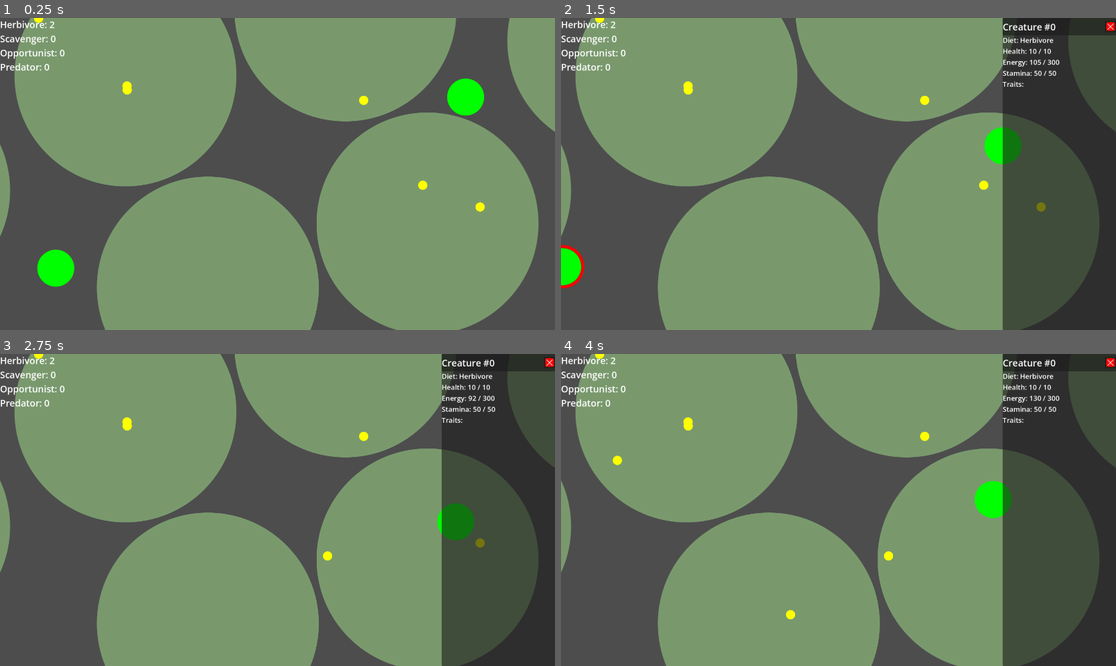
Above: before the commit, frames 1-4 (two rows, left to right).
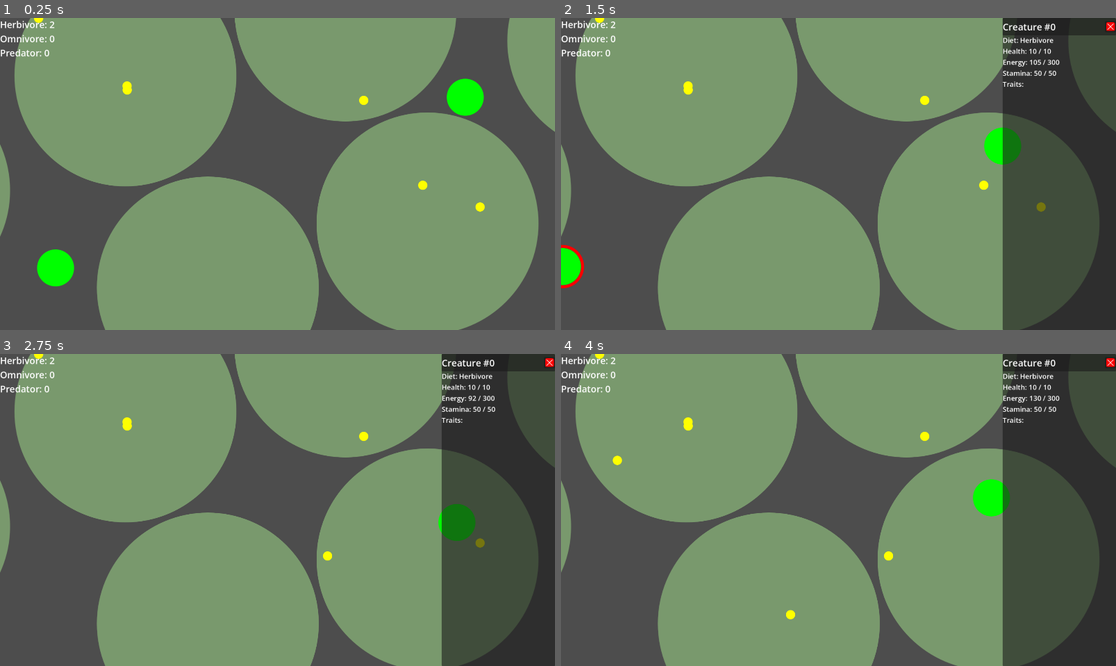
Above: after the commit, the same moments.

Repository: AntonPotapovDev/evolution-game
Game: Godot game, scene res://main.tscn
Two runs of this game, one before a commit and one after it. Both use one fixed random seed, a clock stepped at 60 frames per second and the inputs below.
Inputs (mouse positions are in pixels of both pictures, inside the frame that each line leads up to):
- Up to frame 1 (0.25 s): no input
- Up to frame 2 (1.5 s): drag from (605, 267) to (988, 223) at 0.52 s; drag from (1005, 136) to (988, 223) at 1.27 s
- Up to frame 3 (2.75 s): move the mouse to (333, 441) at 2.02 s; click (333, 441) at 2.17 s
- Up to frame 4 (4 s): drag from (810, 572) to (688, 410) at 2.77 s; move the mouse to (1005, 556) at 3.52 s; click (1005, 556) at 3.67 s

The runs differ from the first frame. In frame 1, 0.5% of the frame differs, in the area x 0-88%, y 5-87%; in frame 2, 0.4%; in frame 3, 0.4%; in frame 4, 0.5%, in the area x 0-82%, y 5-53%.

Commit message:
Return back to 3 diet phases

Diff:
--- a/creature/components/ai/info_providers/danger_info_provider.gd
+++ b/creature/components/ai/info_providers/danger_info_provider.gd
@@ -61,7 +61,13 @@
 
 func _find_dangers() -> Array[Creature]:
     return _creature.vision.seen_creatures.filter(
-        func(creature: Creature): return not _is_relative(creature) and _is_hunter(creature))
+        func(creature: Creature): return not _is_relative(creature) and _is_danger(creature))
+
+
+func _is_danger(creature: Creature) -> bool:
+    if _is_relative(creature):
+        return false
+    return not _is_hunter(_creature) and _is_hunter(creature)
 
 
 func _is_relative(creature: Creature) -> bool:
--- a/creature/components/ai/info_providers/food_info_provider.gd
+++ b/creature/components/ai/info_providers/food_info_provider.gd
@@ -56,7 +56,7 @@
 
 
 func _may_be_prey(creature: Creature) -> bool:
-    return not _creature.breeding.relatives_ids.has(creature.id)
+    return not _creature.breeding.relatives_ids.has(creature.id) and not creature.config.is_hunter
 
 
 func _pick_nearest_of(nodes: Array) -> Node2D:
--- a/creature/components/ai/needs/feed_need/feed_need.gd
+++ b/creature/components/ai/needs/feed_need/feed_need.gd
@@ -2,17 +2,21 @@
 extends AbstractNeed
 
 
-var _script: StagedScript
 var _food_info_provider: WeakRef
+
+var _seek_food: SeekFoodState
+var _pick_food: PickFoodState
+var _hunting: HuntingState
+
+var _current_state: AbstractFeedNeedState = null
 
 
 func _init(actor: Creature, food_info_provider: FoodInfoProvider):
     super(actor)
     _food_info_provider = weakref(food_info_provider)
-    _script = StagedScript.new([
-        SeekFoodStage.make_factory(actor, food_info_provider),
-        GetFoodStage.make_factory(actor, food_info_provider)
-    ] as Array[AbstractStageFactory])
+    _seek_food = SeekFoodState.new(actor)
+    _pick_food = PickFoodState.new(actor)
+    _hunting = HuntingState.new(actor)
 
 
 func is_actual() -> bool:
@@ -24,12 +28,60 @@
 
 
 func update(delta: float):
-    _script.update(delta)
+    _update_state()
+    _current_state.update(delta)
 
 
 func activate():
-    _script.start()
+    pass
 
 
 func reset():
-    _script.stop()
+    if _current_state:
+        _current_state.reset()
+        _current_state = null
+
+
+func _update_state():
+    var fip = _food_info_provider.get_ref() as FoodInfoProvider
+    var info = fip.get_info()
+
+    if not info.has_food:
+        _start_seek_food()
+        return
+
+    if info.food:
+        _start_pick_food(info.food)
+        return
+
+    if _can_hunt():
+        _start_hunting(info.prey)
+        return
+
+    _start_seek_food()
+
+
+func _start_seek_food():
+    _start_state(_seek_food)
+
+
+func _start_pick_food(food: AbstractFood):
+    _pick_food.set_food(food)
+    _start_state(_pick_food)
+
+
+func _start_hunting(prey: Creature):
+    if not _hunting.has_prey():
+        _hunting.set_prey(prey)
+    _start_state(_hunting)
+
+
+func _start_state(state: AbstractFeedNeedState):
+    if _current_state != state:
+        reset()
+        _current_state = state
+        _current_state.start()
+
+
+func _can_hunt() -> bool:
+    return _actor.stamina.can_use_stamina
--- a/creature/components/ai/needs/feed_need/stages/get_food_stage.gd
+++ /dev/null
@@ -1,53 +0,0 @@
-class_name GetFoodStage
-extends AbstractStage
-
-
-static func make_factory(actor: Creature, food_info_provider: FoodInfoProvider) -> FoodNeedStageFactory:
-    return FoodNeedStageFactory.new(actor, food_info_provider, GetFoodStage.new.bind())
-
-
-var _food_info_provider: WeakRef
-var _current_strategy: AbstractGetFoodStrategy = null
-
-
-func _init(actor: Creature, food_info_provider: FoodInfoProvider):
-    super(actor)
-    _food_info_provider = weakref(food_info_provider)
-
-
-func update(delta: float) -> AbstractStage.Result:
-    if not _current_strategy:
-        return AbstractStage.Result.FAIL
-
-    if not _current_strategy.can_continue():
-        _init_strategy()
-
-    if not _current_strategy:
-        return AbstractStage.Result.FAIL
-
-    if _current_strategy.update(delta):
-        return AbstractStage.Result.SUCCESS
-
-    return AbstractStage.Result.NONE
-
-
-func start():
-    _init_strategy()
-
-
-func stop():
-    _current_strategy = null
-
-
-func _init_strategy():
-    var fip = _food_info_provider.get_ref() as FoodInfoProvider
-    var food_info = fip.get_info()
-
-    if not food_info.has_food:
-        _current_strategy = null
-        return
-
-    if food_info.food:
-        _current_strategy = PickFoodStrategy.new(_actor, fip)
-    elif food_info.prey:
-        _current_strategy = HuntingStrategy.new(_actor, fip, food_info.prey)
--- a/creature/components/ai/needs/feed_need/stages/seek_food_stage.gd
+++ /dev/null
@@ -1,52 +0,0 @@
-class_name SeekFoodStage
-extends AbstractStage
-
-
-const CHANGE_DIRECTON_RATE: float = 4.0
-
-
-static func make_factory(actor: Creature, food_info_provider: FoodInfoProvider) -> FoodNeedStageFactory:
-    return FoodNeedStageFactory.new(actor, food_info_provider, SeekFoodStage.new.bind())
-
-
-var _food_info_provider: WeakRef
-
-var _time_passed: float = 0.0
-var _direction: Vector2
-
-
-func _init(actor: Creature, food_info_provider: FoodInfoProvider):
-    super(actor)
-    _food_info_provider = weakref(food_info_provider)
-    _set_random_direction()
-
-
-func update(delta: float) -> AbstractStage.Result:
-    var fip = _food_info_provider.get_ref() as FoodInfoProvider
-    if fip.get_info().has_food:
-        return AbstractStage.Result.SUCCESS
-
-    _time_passed += delta
-    if _time_passed > CHANGE_DIRECTON_RATE:
-        _rotate_direction_random()
-        _time_passed = 0.0
-
-    _actor.movement.move_towards(_direction, delta)
-
-    return AbstractStage.Result.NONE
-
-
-func start():
-    pass
-
-
-func stop():
-    pass
-
-
-func _rotate_direction_random():
-    _direction = _direction.rotated(randf_range(PI / 2, PI))
-
-
-func _set_random_direction():
-    _direction = Vector2.UP.rotated(randf_range(0, TAU))
--- /dev/null
+++ b/creature/components/ai/needs/feed_need/states/abstract_feed_need_state.gd
@@ -0,0 +1,21 @@
+class_name AbstractFeedNeedState
+extends RefCounted
+
+
+var _actor: Creature
+
+
+func _init(actor: Creature):
+    _actor = actor
+
+
+func start():
+    pass
+
+
+func update(_delta: float):
+    pass
+
+
+func reset():
+    pass
--- /dev/null
+++ b/creature/components/ai/needs/feed_need/states/hunting_state.gd
@@ -0,0 +1,30 @@
+class_name HuntingState
+extends AbstractFeedNeedState
+
+
+var _prey: Creature = null
+
+
+func _init(actor: Creature):
+    super(actor)
+
+
+func set_prey(prey: Creature):
+    _prey = prey
+
+
+func has_prey() -> bool:
+    return is_instance_valid(_prey)
+
+
+func start():
+    pass
+
+
+func update(delta: float):
+    _actor.attack.attack_if_in_range(_prey)
+    _actor.movement.rush_to_target(_prey, delta, Movement.Policy.SPRINT_IF_CAN)
+
+
+func reset():
+    _prey = null
--- /dev/null
+++ b/creature/components/ai/needs/feed_need/states/pick_food_state.gd
@@ -0,0 +1,30 @@
+class_name PickFoodState
+extends AbstractFeedNeedState
+
+
+var _food: AbstractFood = null
+
+
+func _init(actor: Creature):
+    super(actor)
+
+
+func set_food(food: AbstractFood):
+    _food = food
+
+
+func start():
+    pass
+
+
+func update(delta: float):
+    _actor.eating.eat_food_if_can(_food)
+    if _food.is_consumed:
+        return
+
+    var movement_policy = _actor.config.moving_to_food_policy
+    _actor.movement.move_to_target(_food, delta, movement_policy)
+
+
+func reset():
+    _food = null
--- /dev/null
+++ b/creature/components/ai/needs/feed_need/states/seek_food_state.gd
@@ -0,0 +1,40 @@
+class_name SeekFoodState
+extends AbstractFeedNeedState
+
+
+const CHANGE_DIRECTON_RATE: float = 4.0
+
+
+var _time_passed: float
+var _direction: Vector2
+
+
+func _init(actor: Creature):
+    super(actor)
+    reset()
+
+
+func start():
+    _set_random_direction()
+
+
+func update(delta: float):
+    _time_passed += delta
+    if _time_passed > CHANGE_DIRECTON_RATE:
+        _rotate_direction_random()
+        _time_passed = 0.0
+
+    _actor.movement.move_towards(_direction, delta)
+
+
+func reset():
+    _direction = Vector2.ZERO
+    _time_passed = 0.0
+
+
+func _rotate_direction_random():
+    _direction = _direction.rotated(randf_range(PI / 2, PI))
+
+
+func _set_random_direction():
+    _direction = Vector2.UP.rotated(randf_range(0, TAU))
--- a/creature/components/ai/needs/feed_need/strategies/abstract_get_food_strategy.gd
+++ /dev/null
@@ -1,24 +0,0 @@
-class_name AbstractGetFoodStrategy
-extends RefCounted
-
-
-var _actor: Creature
-var _food_info_provider: WeakRef
-
-
-var food_info_provider: FoodInfoProvider:
-    get:
-        return _food_info_provider.get_ref() as FoodInfoProvider
-
-
-func _init(actor: Creature, init_food_info_provider: FoodInfoProvider):
-    _actor = actor
-    _food_info_provider = weakref(init_food_info_provider)
-
-
-func can_continue() -> bool:
-    return false
-
-
-func update(_delta: float) -> bool:
-    return false
--- a/creature/components/ai/needs/feed_need/strategies/hunting_strategy.gd
+++ /dev/null
@@ -1,35 +0,0 @@
-class_name HuntingStrategy
-extends AbstractGetFoodStrategy
-
-
-var _current_prey: Creature = null
-
-
-func _init(actor: Creature, init_food_info_provider: FoodInfoProvider, prey: Creature):
-    super(actor, init_food_info_provider)
-    _current_prey = prey
-
-
-func can_continue() -> bool:
-    if _is_current_prey_actual():
-        return true
-
-    var food_info = food_info_provider.get_info()
-    return food_info.prey != null
-
-
-func update(delta: float) -> bool:
-    if not _is_current_prey_actual():
-        _current_prey = food_info_provider.get_info().prey
-
-    _actor.attack.attack_if_in_range(_current_prey)
-
-    if _current_prey.death.dead:
-        return true
-
-    _actor.movement.rush_to_target(_current_prey, delta, Movement.Policy.SPRINT_IF_CAN)
-    return false
-
-
-func _is_current_prey_actual() -> bool:
-    return is_instance_valid(_current_prey) and _actor.vision.is_creature_seen(_current_prey)
--- a/creature/components/ai/needs/feed_need/strategies/pick_food_strategy.gd
+++ /dev/null
@@ -1,23 +0,0 @@
-class_name PickFoodStrategy
-extends AbstractGetFoodStrategy
-
-
-func _init(actor: Creature, init_food_info_provider: FoodInfoProvider):
-    super(actor, init_food_info_provider)
-
-
-func can_continue() -> bool:
-    var food_info = food_info_provider.get_info()
-    return food_info.food != null
-
-
-func update(delta: float) -> bool:
-    var food = food_info_provider.get_info().food
-
-    _actor.eating.eat_food_if_can(food)
-    if food.is_consumed:
-        return true
-
-    var movement_policy = _actor.config.moving_to_food_policy
-    _actor.movement.move_to_target(food, delta, movement_policy)
-    return false
--- a/creature/creature_config.gd
+++ b/creature/creature_config.gd
@@ -4,8 +4,7 @@
 
 enum DietPhase {
     HERBIVORE,
-    OMNIVORE_SCAVENGER,
-    OMNIVORE_OPPORTUNIST,
+    OMNIVORE,
     CARNIVORE
 }
 
@@ -26,17 +25,15 @@
                 return [ Groups.PLANT_FOOD ] as Array[StringName]
             DietPhase.CARNIVORE:
                 return [ Groups.MEAT_FOOD ] as Array[StringName]
+            DietPhase.OMNIVORE:
+                return [ Groups.PLANT_FOOD, Groups.MEAT_FOOD ] as Array[StringName]
             _:
-                return [ Groups.PLANT_FOOD, Groups.MEAT_FOOD ] as Array[StringName]
+                return [] as Array[StringName]
 
 
 var is_hunter: bool:
     get:
-        match diet_phase:
-            DietPhase.OMNIVORE_OPPORTUNIST, DietPhase.CARNIVORE:
-                return true
-            _:
-                return false
+        return diet_phase == DietPhase.CARNIVORE
 
 
 static func make_default() -> CreatureConfig:
--- a/globals/text.gd
+++ b/globals/text.gd
@@ -8,16 +8,15 @@
 const STAMINA: StringName = &"Stamina"
 const DIET: StringName = &"Diet"
 
+
 const LABEL_BY_DIET: Dictionary = {
     CreatureConfig.DietPhase.HERBIVORE: &"Herbivore",
-    CreatureConfig.DietPhase.OMNIVORE_SCAVENGER: &"Scavenger",
-    CreatureConfig.DietPhase.OMNIVORE_OPPORTUNIST: &"Opportunist",
+    CreatureConfig.DietPhase.OMNIVORE: &"Omnivore",
     CreatureConfig.DietPhase.CARNIVORE: &"Predator",
 }
 
 const TOOLTIP_BY_DIET: Dictionary = {
     CreatureConfig.DietPhase.HERBIVORE: &"Only plants",
-    CreatureConfig.DietPhase.OMNIVORE_SCAVENGER: &"Omnivore, does not hunt",
-    CreatureConfig.DietPhase.OMNIVORE_OPPORTUNIST: &"Omnivore, hunts if needed",
-    CreatureConfig.DietPhase.CARNIVORE: &"Only meat",
+    CreatureConfig.DietPhase.OMNIVORE: &"Plants and meat",
+    CreatureConfig.DietPhase.CARNIVORE: &"Only meat, hunts",
 }
--- a/ui/count_labels/count_labels.gd
+++ b/ui/count_labels/count_labels.gd
@@ -3,14 +3,12 @@
 
 
 var _herbi_count: int = 0
-var _scavenger_count: int = 0
-var _opport_count: int = 0
+var _omni_count: int = 0
 var _carni_count: int = 0
 
 
 @onready var _herbi_label: Label = $HerbiCount
-@onready var _scavenger_label: Label = $ScavengerCount
-@onready var _opport_label: Label = $OpportunistCount
+@onready var _omni_label: Label = $OmniCount
 @onready var _carni_label: Label = $CarniCount
 
 
@@ -19,8 +17,7 @@
     EventBus.creature_died.connect(_on_creature_died)
 
     _update_label(_herbi_label, Text.LABEL_BY_DIET[CreatureConfig.DietPhase.HERBIVORE], _herbi_count)
-    _update_label(_scavenger_label, Text.LABEL_BY_DIET[CreatureConfig.DietPhase.OMNIVORE_SCAVENGER], _scavenger_count)
-    _update_label(_opport_label, Text.LABEL_BY_DIET[CreatureConfig.DietPhase.OMNIVORE_OPPORTUNIST], _opport_count)
+    _update_label(_omni_label, Text.LABEL_BY_DIET[CreatureConfig.DietPhase.OMNIVORE], _omni_count)
     _update_label(_carni_label, Text.LABEL_BY_DIET[CreatureConfig.DietPhase.CARNIVORE], _carni_count)
 
 
@@ -31,12 +28,9 @@
         CreatureConfig.DietPhase.HERBIVORE:
             _herbi_count += delta
             _update_label(_herbi_label, new_title, _herbi_count)
-        CreatureConfig.DietPhase.OMNIVORE_SCAVENGER:
-            _scavenger_count += delta
-            _update_label(_scavenger_label, new_title, _scavenger_count)
-        CreatureConfig.DietPhase.OMNIVORE_OPPORTUNIST:
-            _opport_count += delta
-            _update_label(_opport_label, new_title, _opport_count)
+        CreatureConfig.DietPhase.OMNIVORE:
+            _omni_count += delta
+            _update_label(_omni_label, new_title, _omni_count)
         CreatureConfig.DietPhase.CARNIVORE:
             _carni_count += delta
             _update_label(_carni_label, new_title, _carni_count)
--- a/ui/count_labels/count_labels.tscn
+++ b/ui/count_labels/count_labels.tscn
@@ -14,11 +14,7 @@
 layout_mode = 2
 label_settings = SubResource("LabelSettings_n2snw")
 
-[node name="ScavengerCount" type="Label" parent="." unique_id=2080954146]
-layout_mode = 2
-label_settings = SubResource("LabelSettings_n2snw")
-
-[node name="OpportunistCount" type="Label" parent="." unique_id=1578637957]
+[node name="OmniCount" type="Label" parent="." unique_id=2080954146]
 layout_mode = 2
 label_settings = SubResource("LabelSettings_n2snw")
 
Not shown, removed: creature/components/ai/needs/feed_need/stages/get_food_stage.gd.uid
Not shown, removed: creature/components/ai/needs/feed_need/stages/seek_food_stage.gd.uid
Not shown, added: creature/components/ai/needs/feed_need/states/abstract_feed_need_state.gd.uid
Not shown, added: creature/components/ai/needs/feed_need/states/hunting_state.gd.uid
Not shown, added: creature/components/ai/needs/feed_need/states/pick_food_state.gd.uid
Not shown, added: creature/components/ai/needs/feed_need/states/seek_food_state.gd.uid
Not shown, removed: creature/components/ai/needs/feed_need/strategies/abstract_get_food_strategy.gd.uid
Not shown, removed: creature/components/ai/needs/feed_need/strategies/hunting_strategy.gd.uid
Not shown, removed: creature/components/ai/needs/feed_need/strategies/pick_food_strategy.gd.uid
